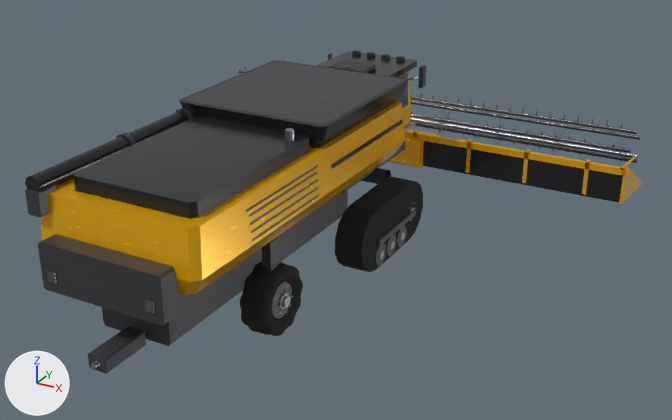
An edit to the glTF model assets/models/Combine_Large_B.glb, drawn before and after from the same camera.
Rendered twice from a 50 mm lens placed at (9.88, -15.9, 9.56), pointed at (0.77, 0.68, 1.27). The lights are fixed; the arrows at lower left show +X, +Y and +Z. The older version comes first. Where no turn or scale is listed for an object, it has been applied to the vertices. Vertices at exactly the same position are counted once.

In view in the first picture: 'Combine_Large_B', 'Hitch_Rear', 'Reel', 'Unload_Auger', 'Wheel_FR', 'Wheel_RR'.
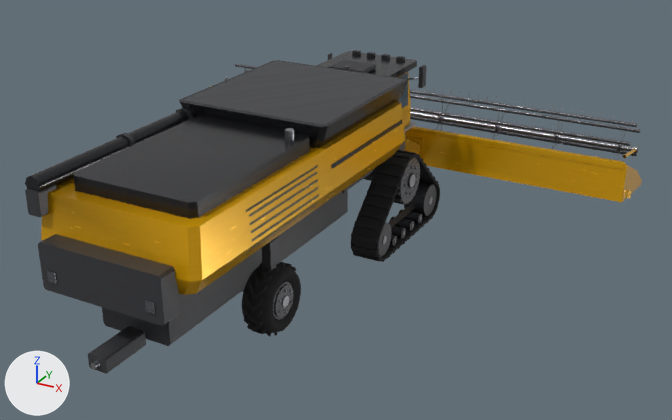
What differs and where, as boxes (x1, y1, x2, y2) in the pictures (672 x 420 px; the box of a moved part takes in the faces that stretch with it):
'Combine_Large_B', recoloured, reshaped
    both: (38, 50, 642, 374)
'Reel', recoloured, reshaped, moved
    before: (238, 67, 641, 165)
    after: (225, 59, 640, 160)
'Wheel_RR', reshaped (8% narrower)
    before: (239, 262, 303, 336)
    after: (242, 262, 301, 336)
'Wheel_FR', recoloured, moved
    before: (402, 190, 420, 233)
    after: (393, 158, 420, 205)
part 1 of me_combine_large_b_mesh, moved or reshaped (not visible afterwards)
    before: (405, 131, 624, 175)
part 2 of me_combine_large_b_mesh, rebuilt (not visible afterwards)
    before: (423, 141, 642, 203)
part 3 of me_combine_large_b_mesh, reshaped
    before: (335, 129, 636, 272)
    after: (351, 126, 642, 262)
part 4 of me_wheel_rr_mesh, added
    after: (272, 282, 293, 320)
part 5 of me_wheel_rr_mesh, added
    after: (282, 296, 289, 307)
part 6 of me_wheel_rr_mesh, moved or reshaped
    before: (239, 262, 303, 336)
    after: (242, 262, 301, 336)
part 7 of me_reel_mesh, deleted
    before: (245, 67, 623, 161)
part 8 of me_reel_mesh, reshaped
    before: (238, 70, 641, 165)
    after: (225, 64, 638, 160)
part 9 of me_reel_mesh, surface changed
    before: (411, 100, 641, 163)
    after: (226, 70, 640, 156)

Patch to the scene script:
```diff
--- a/assets/models/Combine_Large_B.glb.py
+++ b/assets/models/Combine_Large_B.glb.py
@@ mat_machine_atlas @@
 n1 = _N.new('ShaderNodeOutputMaterial'); n1.name = 'Material Output'
+n5 = _N.new('ShaderNodeMix'); n5.name = 'Mix'
+n5.data_type = 'RGBA'
+n5.blend_type = 'MULTIPLY'
+n5.inputs[0].default_value = 1.0  # 'Factor'
+n6 = _N.new('ShaderNodeVertexColor'); n6.name = 'Color Attribute'
 n2 = _N.new('ShaderNodeTexImage'); n2.name = 'Image Texture'
@@ mat_machine_atlas @@
 n0 = _N.new('ShaderNodeBsdfPrincipled'); n0.name = 'Principled BSDF'
 _L.new(n0.outputs[0], n1.inputs[0])  # 'BSDF' to 'Surface'
-_L.new(n2.outputs[0], n0.inputs[0])  # 'Color' to 'Base Color'
 _L.new(n3.outputs[2], n0.inputs[1])  # 'Blue' to 'Metallic'
@@ mat_machine_atlas @@
 _L.new(n4.outputs[0], n3.inputs[0])  # 'Color' to 'Color'
+_L.new(n5.outputs[2], n0.inputs[0])  # 'Result' to 'Base Color'
+_L.new(n6.outputs[0], n5.inputs[7])  # 'Color' to 'B'
+_L.new(n2.outputs[0], n5.inputs[6])  # 'Color' to 'A'
@@ me_combine_large_b_mesh @@
-me_combine_large_b_mesh.from_pydata(...)  # 1575 vertices, 2263 faces; spans x -6.02..6.02, y -6.2..7.5, z 0.0..3.99
+me_combine_large_b_mesh.from_pydata(...)  # 3569 vertices, 4567 faces; spans x -6.1..6.1, y -6.2..7.53, z 0.0..3.99
+# me_combine_large_b_mesh part 1: the loose piece of 18 vertices spanning x -5.95..5.95, y 5.23..5.35, z 1.5..1.66 is scaled about its middle by (0.999, 1.17, 0.349), then moved by (0.0, 1.77, -1.1)
+# me_combine_large_b_mesh part 2: the loose piece of 30 vertices spanning x -6.02..6.02, y 5.25..7.5, z 0.42..1.75 is rebuilt with 10 vertices and now spans x -5.94..5.94, y 6.05..7.03, z 0.47..1.05
+# me_combine_large_b_mesh part 3: 470 vertices removed from x -1.83..5.96, y 0.05..6.71, z 0.0..1.74; 2645 vertices added at x -6.1..6.1, y 0.75..7.53, z 0.0..2.14
+# other edits to the shape of me_combine_large_b_mesh do not show in these pictures
 me_combine_large_b_mesh.materials.append(mat_machine_atlas)
@@ me_wheel_rr_mesh @@
-me_wheel_rr_mesh.from_pydata(...)  # 493 vertices, 864 faces; spans x -0.319..0.352, y -0.725..0.725, z -0.725..0.725
+me_wheel_rr_mesh.from_pydata(...)  # 726 vertices, 1136 faces; spans x -0.319..0.327, y -0.725..0.725, z -0.725..0.725
+# me_wheel_rr_mesh part 4: a new loose piece, a 24-sided cylinder along x spanning x -0.254..0.254, y -0.373..0.373, z -0.373..0.373, in mat_machine_atlas
+# me_wheel_rr_mesh part 5: a new loose piece, a 10-sided cylinder along x spanning x 0.286..0.322, y -0.114..0.114, z -0.109..0.109, in mat_machine_atlas
+# me_wheel_rr_mesh part 6: 396 vertices removed from x -0.319..0.352, y -0.725..0.725, z -0.725..0.725; 629 vertices added at x -0.319..0.327, y -0.725..0.725, z -0.725..0.725
+# other edits to the shape of me_wheel_rr_mesh do not show in these pictures
 me_wheel_rr_mesh.materials.append(mat_machine_atlas)
@@ me_reel_mesh @@
-me_reel_mesh.from_pydata(...)  # 822 vertices, 464 faces; spans x -5.98..5.98, y -0.75..0.75, z -0.81..0.81
+me_reel_mesh.from_pydata(...)  # 1518 vertices, 1374 faces; spans x -5.98..5.98, y -0.79..0.79, z -0.87..0.87
+# me_reel_mesh part 7: 192 loose pieces with 576 vertices, spanning x -5.7..5.5, y -0.75..0.75, z -0.81..0.81, are deleted
+# me_reel_mesh part 8: 136 vertices removed from x -5.98..5.98, y -0.59..0.59, z -0.66..0.66; 1372 vertices added at x -5.98..5.98, y -0.79..0.79, z -0.87..0.87
+# me_reel_mesh part 9: 64 kept faces spanning x -5.88..5.88, y -0.56..0.56, z -0.35..0.35 get new texture (UV) coordinates
+# other edits to the shape of me_reel_mesh do not show in these pictures
 me_reel_mesh.materials.append(mat_machine_atlas)
@@ ob_wheel_fr @@
 ob_wheel_fr = bpy.data.objects.new('Wheel_FR', me_wheel_fr_mesh)
-ob_wheel_fr.location = (1.41, 2.55, 0.72)
+ob_wheel_fr.location = (1.41, 2.55, 1.5)
@@ ob_reel @@
 ob_reel = bpy.data.objects.new('Reel', me_reel_mesh)
-ob_reel.location = (0.0, 6.7, 1.5)
+ob_reel.location = (0.0, 6.55, 1.72)
```
